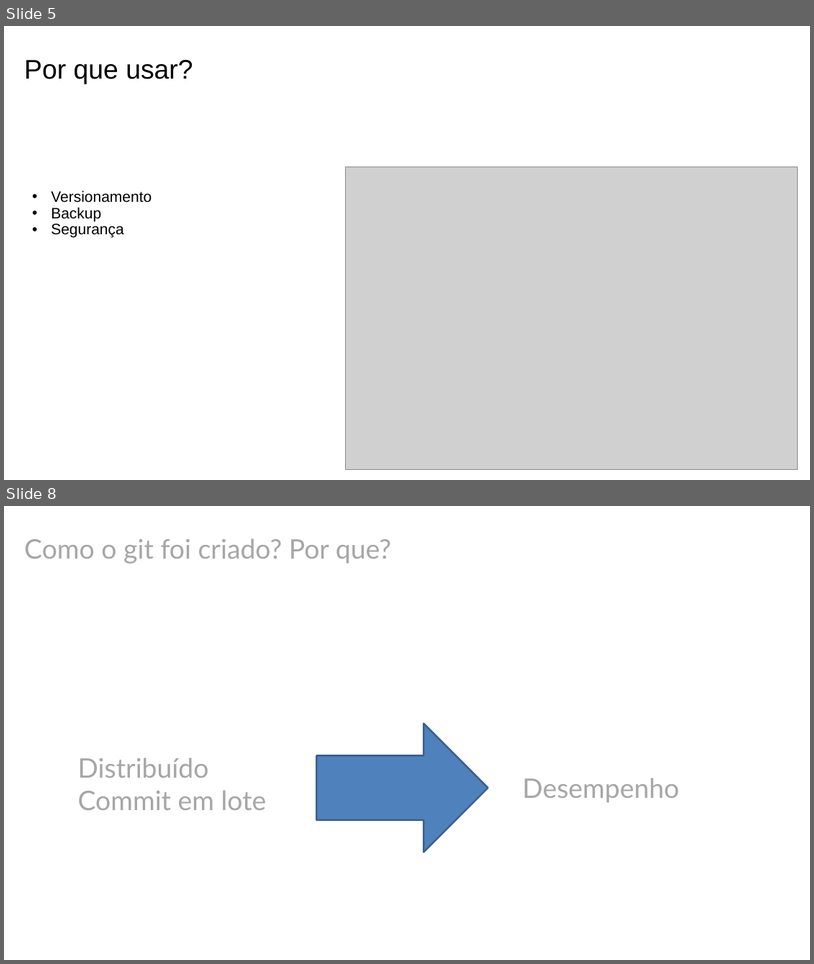
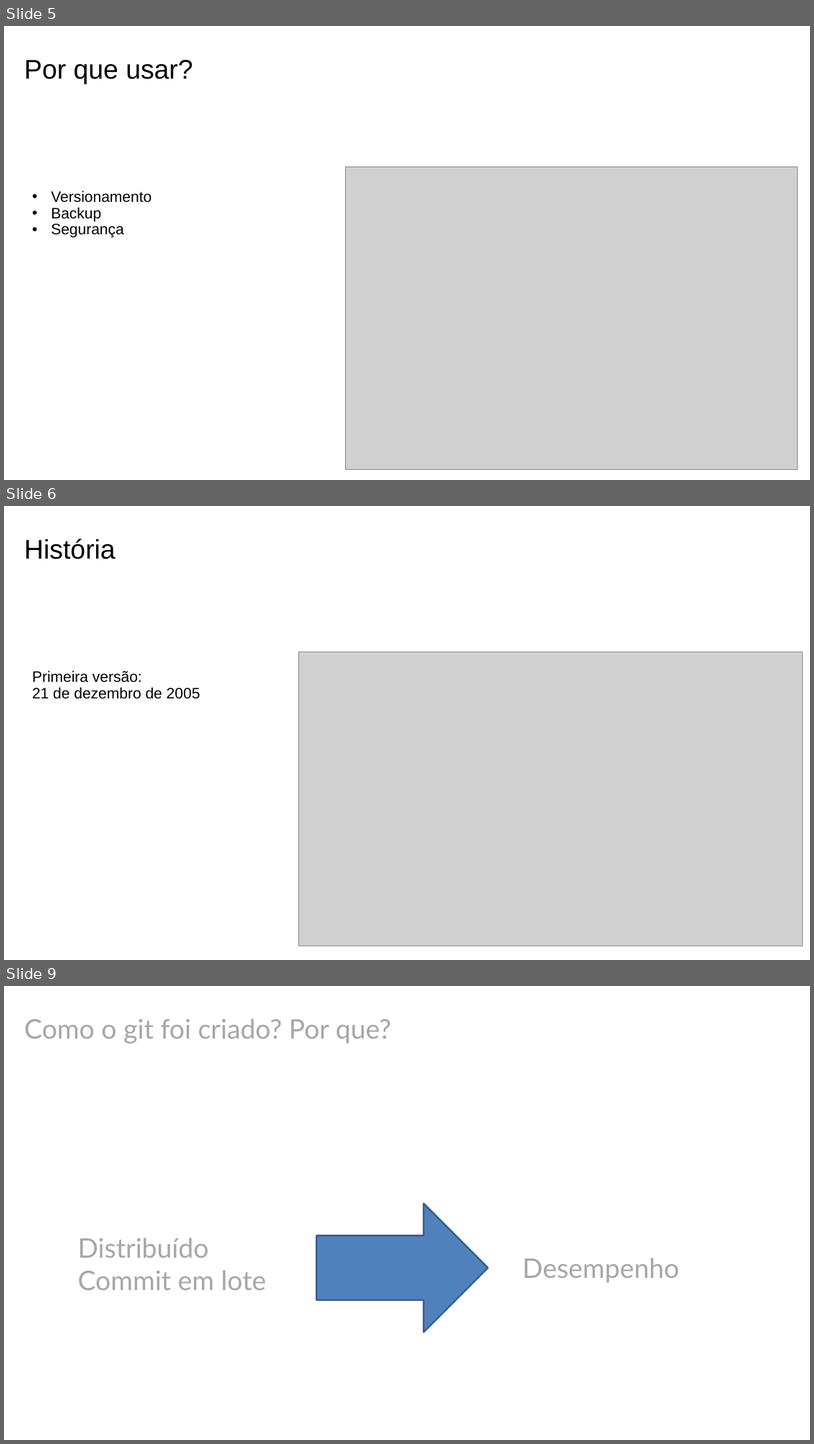
Before and after one commit to yunoguthi/testeCursoGit, a slide deck: git.pptx. Shown one above the other, each under a label of ours: slides 5 and 8 before the commit, slides 5, 6 and 9 after it; the slides between them are not shown. The pictures are 814x964 and 814x1444 pixels, drawn with LibreOffice and Linux fonts; fonts in the diff are those of the drawing; grey boxes stand for pictures; background and template pictures are left out. Boxes give left, top, right and bottom in pixels: in the first picture for what was removed or moved away, otherwise in the second. Text is boxed around its words. In the diff, an @@ line names an element or a change of style, - is before the commit and + after.

```diff
--- a/git.pptx
+++ b/git.pptx
@@ slide 6 added at [4, 506, 810, 960], background #FFFFFF @@
@@ text added at [24, 538, 115, 559], 32 pt, text #000000 @@
+História
@@ picture added at [298, 651, 802, 945] @@
@@ text added at [32, 670, 201, 699], 18 pt, text #000000 @@
+Primeira versão:
+21 de dezembro de 2005
@@ what was slide 8 is now slide 9 @@
```
Also in this commit, not shown: 1 slide changed, 1 other slide added, 1 slide removed, 3 other files.
